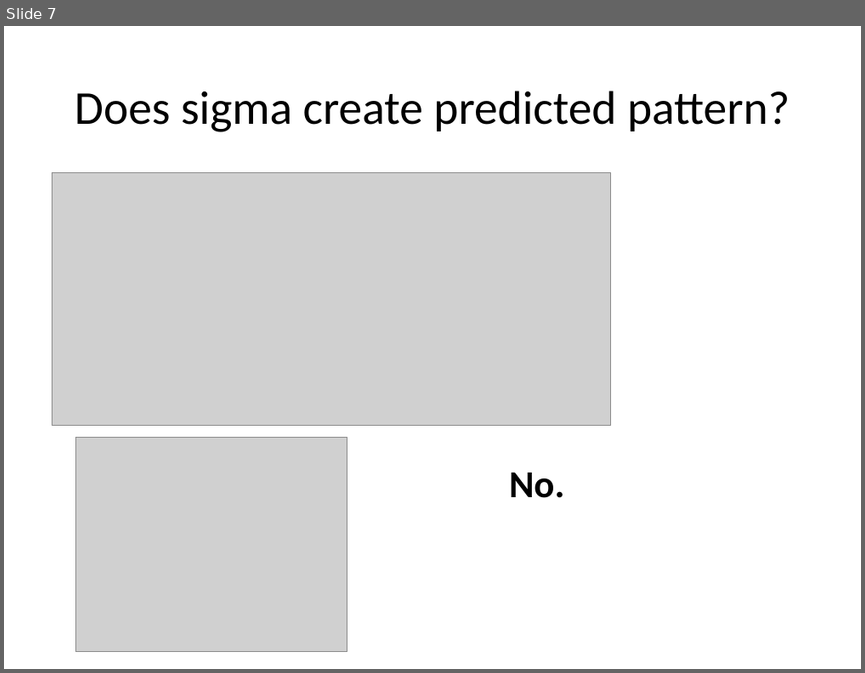
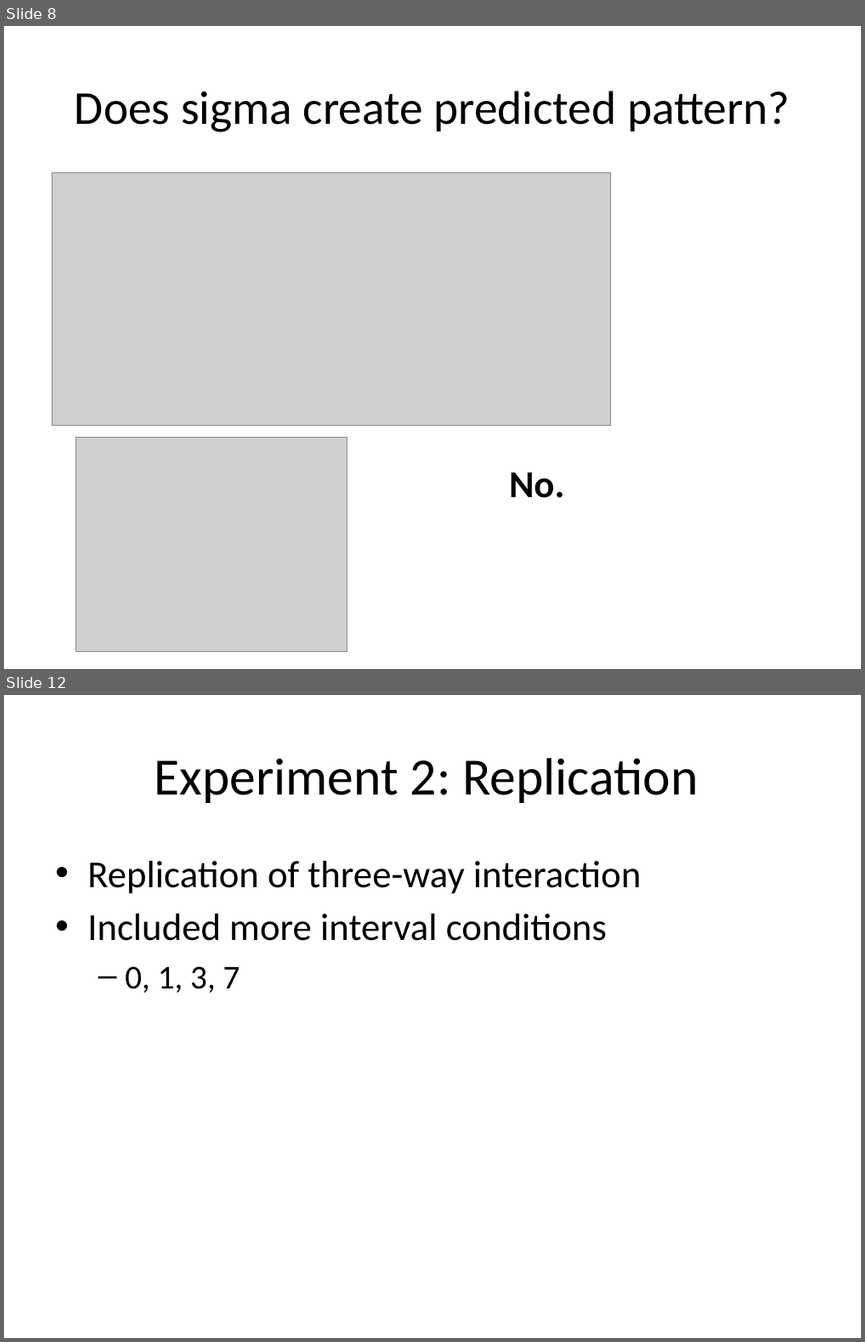
Before and after one commit to kemacdonald/soc_xsit, a slide deck: soc_xsit_notebook.pptx. Shown one above the other, each under a label of ours: slide 7 before the commit, slides 8 and 12 after it; the slides between them are not shown. The pictures are 865x673 and 865x1342 pixels, drawn with LibreOffice and Linux fonts; fonts in the diff are those of the drawing; grey boxes stand for pictures. Boxes give left, top, right and bottom in pixels: in the first picture for what was removed or moved away, otherwise in the second. Text is boxed around its words. In the diff, an @@ line names an element or a change of style, - is before the commit and + after.

Commit message:
Experiment notebook to track data and model sims

```diff
--- a/soc_xsit_notebook.pptx
+++ b/soc_xsit_notebook.pptx
@@ slide 12 added at [4,695,861,1338], background #FFFFFF @@
@@ title added at [154,758,698,803], 44 pt, text #000000 @@
+Experiment 2: Replication
@@ text added at [87,861,641,993], 32 pt, text #000000 @@
+• Replication of three-way interaction
+• Included more interval conditions
+  – 0, 1, 3, 7
@@ what was slide 7 is now slide 8 @@
```
Also in this commit, not shown: 5 slides changed, 3 other slides added.
